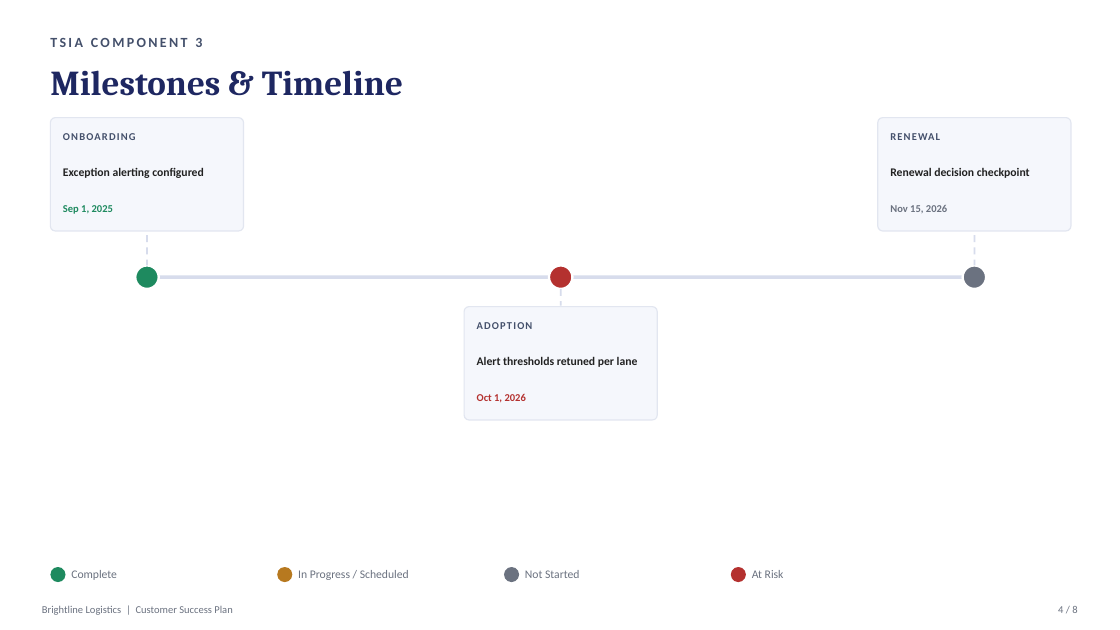
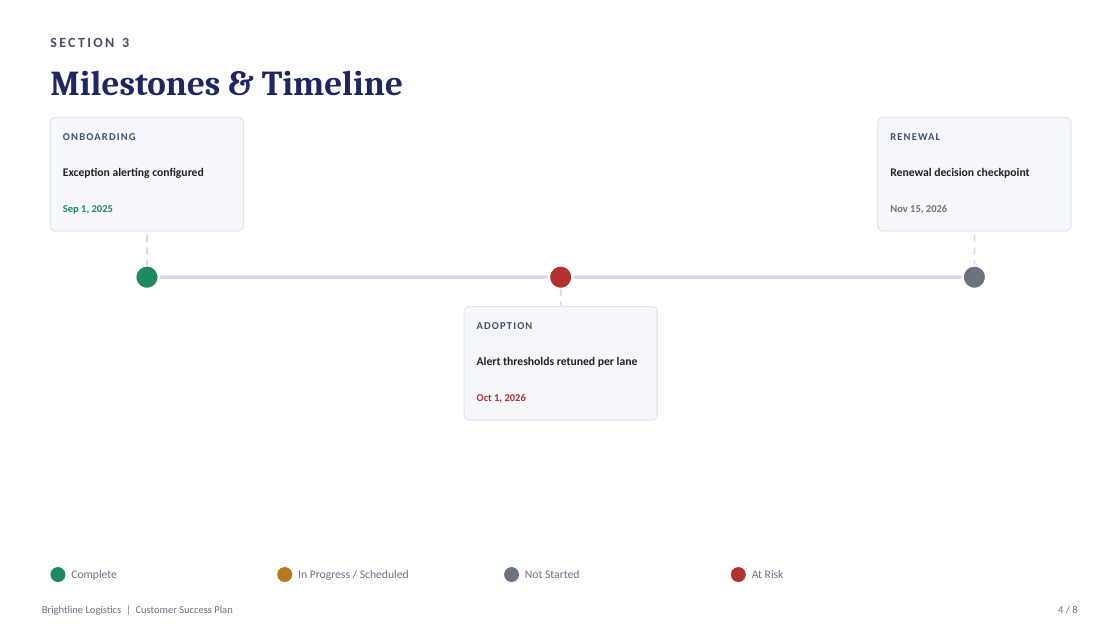
Before and after one commit to melissamcgowan/Success-Plan-Generator, a slide deck: slide 5 of Success Plan - Brightline Logistics.pptx. Drawn at 1120x630 pixels with LibreOffice and Linux fonts; fonts in the diff are those of the drawing. Boxes give left, top, right and bottom in pixels: in the first picture for what was removed or moved away, otherwise in the second. Text is boxed around its words. In the diff, an @@ line names an element or a change of style, - is before the commit and + after.

```diff
--- a/Success Plan - Brightline Logistics.pptx
+++ b/Success Plan - Brightline Logistics.pptx
@@ text at <box>50,38,129,47</box>: text changed @@
-TSIA COMPONENT 3
+SECTION 3
```
Also in this commit, not shown: 5 other slides changed, 1 slide added, 1 slide removed, 6 other files.
